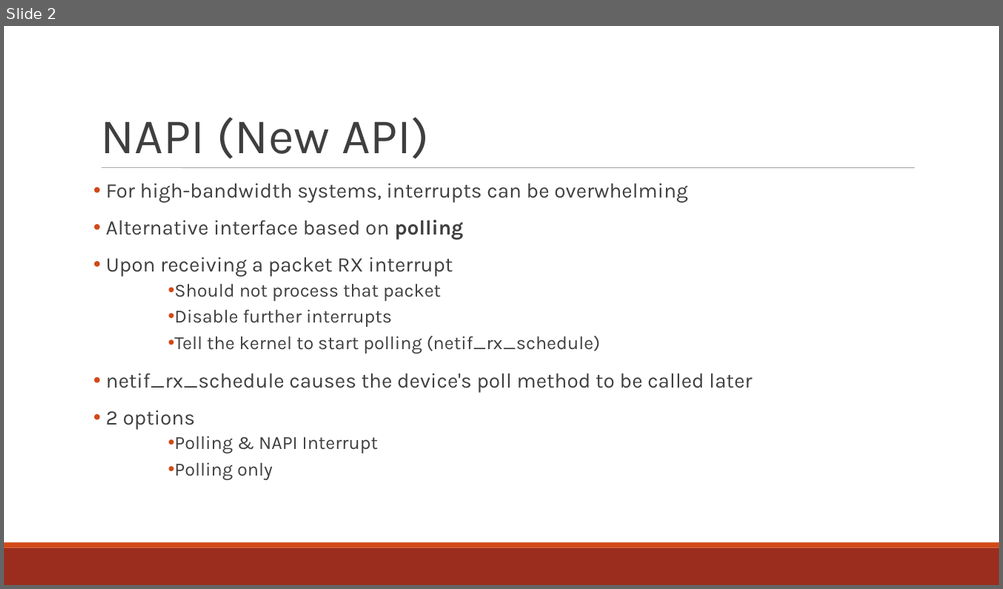
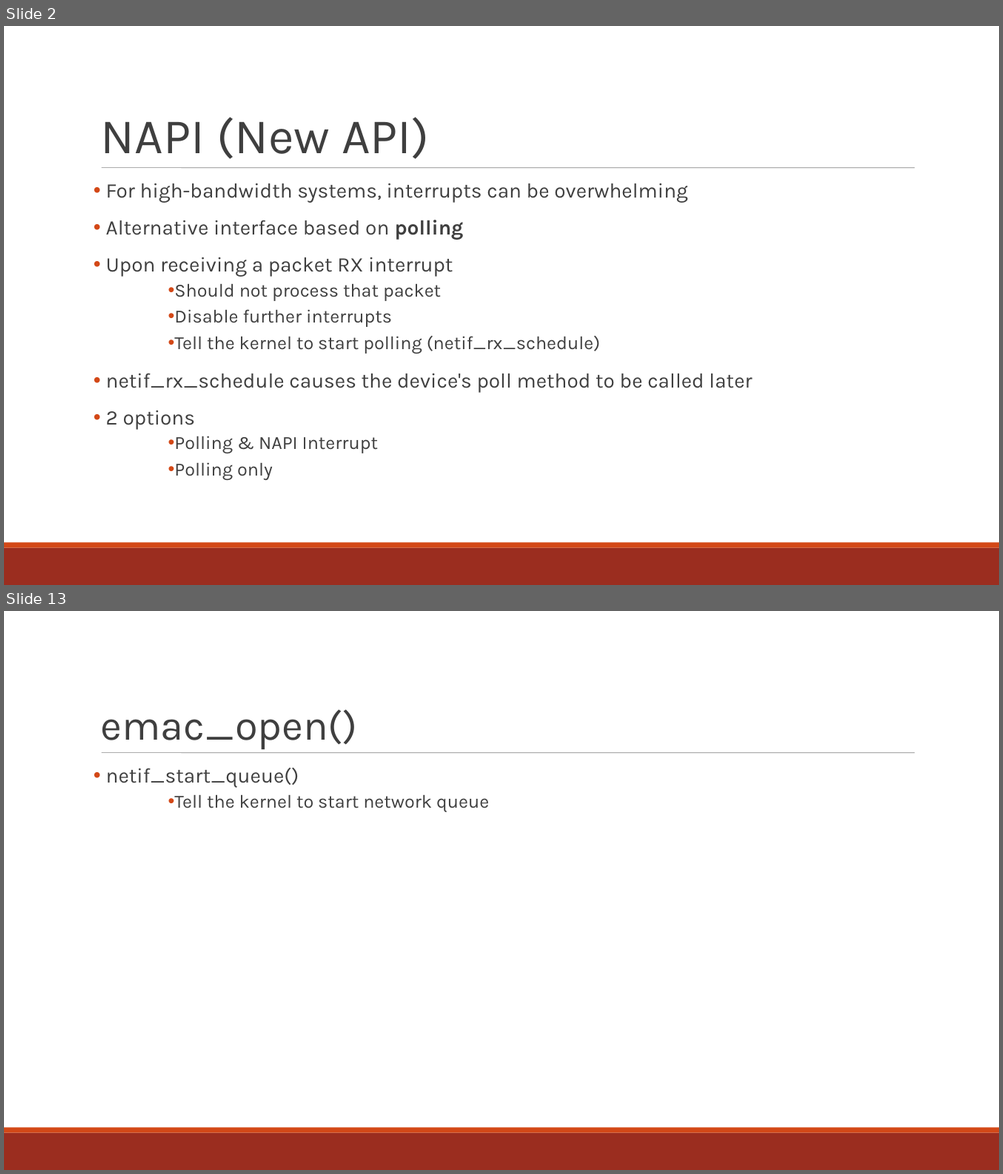
Before and after one commit to minitu/urop_priv, a slide deck: rckemac_linuxdep.ppt. Shown one above the other, each under a label of ours: slide 2 before the commit, slides 2 and 13 after it; the slides between them are not shown. The pictures are 1003x589 and 1003x1174 pixels, drawn with LibreOffice and Linux fonts; fonts in the diff are those of the drawing. Boxes give left, top, right and bottom in pixels: in the first picture for what was removed or moved away, otherwise in the second. Text is boxed around its words. In the diff, an @@ line names an element or a change of style, - is before the commit and + after.

```diff
--- a/rckemac_linuxdep.ppt
+++ b/rckemac_linuxdep.ppt
@@ slide 13 added at (4, 611, 999, 1170), background #FFFFFF; not listed: 3 template elements that a slide beside it also shows @@
@@ title added at (101, 709, 358, 749), 40 pt, text #3F3F3F @@
+emac_open()
@@ text added at (106, 768, 489, 812), 18 pt, text #3F3F3F @@
+• netif_start_queue()
+  • Tell the kernel to start network queue
```
Also in this commit, not shown: 4 slides changed, 13 other slides added, 2 other files.
